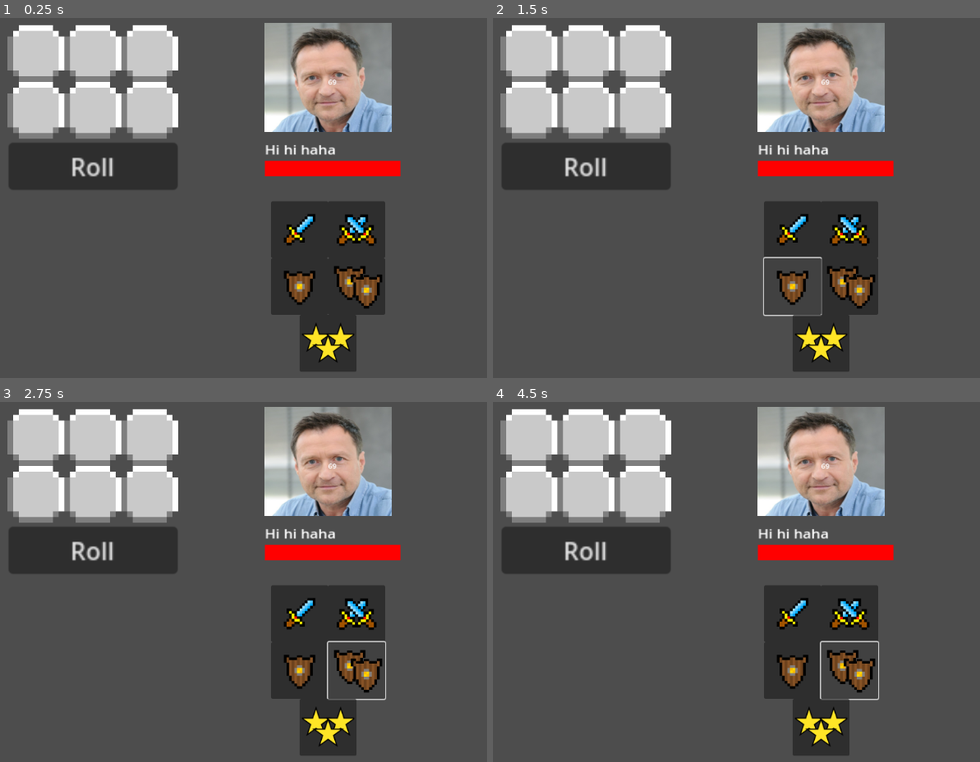
Above: before the commit, frames 1-4 (two rows, left to right).
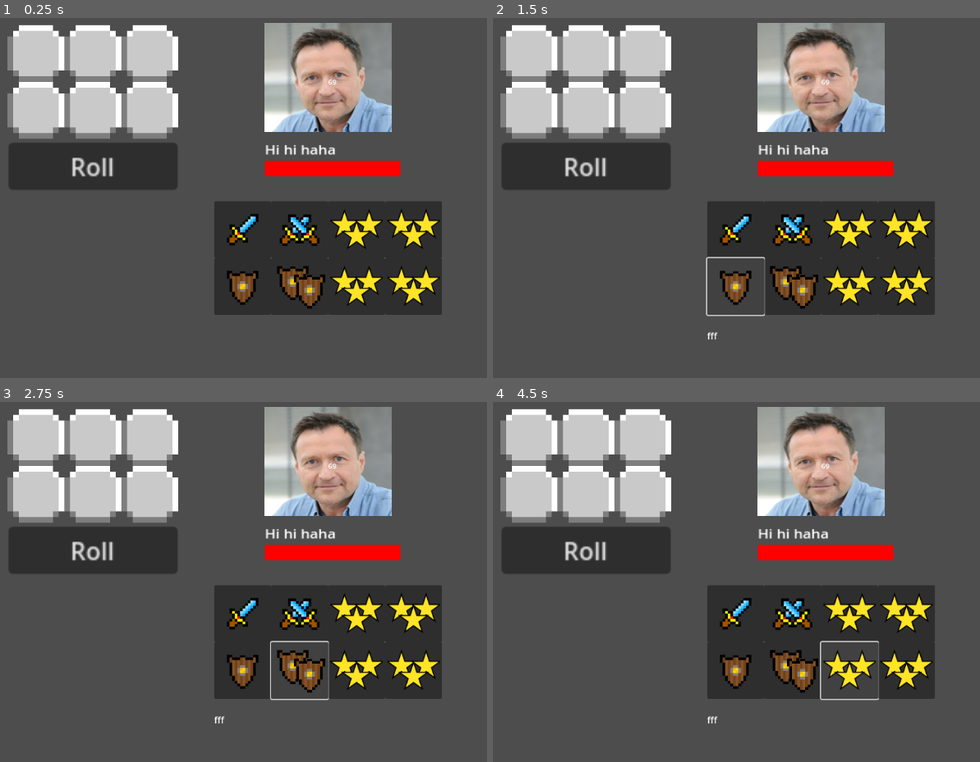
Above: after the commit, the same moments.

Repository: skni-kod/Projekt-Dice-Game
Game: Godot game, scene res://components/node_2d.tscn
The game is run twice, just before and just after one commit, with the same random seed, the same clock (stepped at 60 frames per second) and the same inputs.
Inputs (mouse positions are in pixels of both pictures, inside the frame that each line leads up to; where the layout moved, square brackets give the same spot in the first picture):
- Up to frame 1 (0.25 s): no input
- Up to frame 2 (1.5 s): click (794, 230) [848, 230] at 0.5 s; click (736, 288) [794, 288] at 1.25 s
- Up to frame 3 (2.75 s): click (301, 672) [355, 672] at 2 s
- Up to frame 4 (4.5 s): click (848, 614) [819, 726] at 2.75 s; click (906, 614) at 3.52 s; click (848, 672) at 4.27 s

The runs differ from the first frame. In frame 1, 12% of the frame differs, in the area x 44-91%, y 51-99%; in frame 2, 11%; in frame 3, 12%; in frame 4, 12%.

Commit message:
Test i prowizoryczne wyświetlanie umiejętności

Diff:
--- /dev/null
+++ b/components/Action_Description.gd
@@ -0,0 +1,5 @@
+extends RichTextLabel
+
+func _on_atak_button_down():
+	$Action_Description.text = str("fff")
+	$Action_Description.show()
--- /dev/null
+++ b/components/Atak.gd
@@ -0,0 +1 @@
+extends Button
--- /dev/null
+++ b/components/Stat_Buttons.gd
@@ -0,0 +1,50 @@
+extends Node2D
+
+
+func _on_atak_mouse_entered():
+	$Action_Description.text = str("fff")
+
+func _on_atak_mouse_exited():
+	$Action_Description.text = str(" ")
+
+func _on_atak_plus_mouse_entered():
+	$Action_Description.text = str("fff")
+
+func _on_atak_plus_mouse_exited():
+	$Action_Description.text = str(" ")
+
+func _on_obrona_mouse_entered():
+	$Action_Description.text = str("fff")
+
+func _on_obrona_mouse_exited():
+	$Action_Description.text = str(" ")
+
+func _on_obrona_plus_mouse_entered():
+	$Action_Description.text = str("fff")
+
+func _on_obrona_plus_mouse_exited():
+	$Action_Description.text = str(" ")
+
+func _on_special_mouse_entered():
+	$Action_Description.text = str("fff")
+
+func _on_special_mouse_exited():
+	$Action_Description.text = str(" ")
+
+func _on_special_2_mouse_entered():
+	$Action_Description.text = str("fff")
+
+func _on_special_2_mouse_exited():
+	$Action_Description.text = str(" ")
+
+func _on_special_3_mouse_entered():
+	$Action_Description.text = str("fff")
+
+func _on_special_3_mouse_exited():
+	$Action_Description.text = str(" ")
+
+func _on_special_4_mouse_entered():
+	$Action_Description.text = str("fff")
+
+func _on_special_4_mouse_exited():
+	$Action_Description.text = str(" ")
--- a/components/node_2d.tscn
+++ b/components/node_2d.tscn
@@ -11,6 +11,7 @@
 [ext_resource type="Texture2D" uid="uid://b6oas1x5edqdw" path="res://data/sprites/special.png" id="5_sco6w"]
 [ext_resource type="Script" path="res://components/Enemy_Kawalec.gd" id="6_1teik"]
 [ext_resource type="Script" path="res://components/enemy_hp.gd" id="7_4mmnb"]
+[ext_resource type="Script" path="res://components/Stat_Buttons.gd" id="7_fjklp"]
 
 [node name="main_scene" type="Node2D"]
 
@@ -130,53 +131,106 @@
 script = ExtResource("7_4mmnb")
 
 [node name="Stat_Buttons" type="Node2D" parent="."]
+script = ExtResource("7_fjklp")
 
 [node name="Atak" type="Button" parent="Stat_Buttons"]
+offset_left = -200.0
+offset_right = -100.0
+offset_bottom = 100.0
+tooltip_text = "Ble Ble"
+icon = ExtResource("1_6qxan")
+expand_icon = true
+metadata/_edit_use_anchors_ = true
+
+[node name="Atak_Plus" type="Button" parent="Stat_Buttons"]
 offset_left = -100.0
 offset_bottom = 100.0
-icon = ExtResource("1_6qxan")
-expand_icon = true
-metadata/_edit_use_anchors_ = true
-
-[node name="Atak_Plus" type="Button" parent="Stat_Buttons"]
+icon = ExtResource("2_gmxty")
+expand_icon = true
+metadata/_edit_use_anchors_ = true
+
+[node name="Obrona" type="Button" parent="Stat_Buttons"]
+offset_left = -200.0
+offset_top = 100.0
+offset_right = -100.0
+offset_bottom = 200.0
+icon = ExtResource("3_i8ryy")
+expand_icon = true
+metadata/_edit_use_anchors_ = true
+
+[node name="Obrona_Plus" type="Button" parent="Stat_Buttons"]
+offset_left = -100.0
+offset_top = 100.0
+offset_bottom = 200.0
+icon = ExtResource("4_aw65w")
+expand_icon = true
+metadata/_edit_use_anchors_ = true
+
+[node name="Special" type="Button" parent="Stat_Buttons"]
+anchors_preset = -1
+anchor_left = 1.5
+anchor_top = 2.0
+anchor_right = 1.5
+anchor_bottom = 2.0
 offset_right = 100.0
 offset_bottom = 100.0
-icon = ExtResource("2_gmxty")
-expand_icon = true
-metadata/_edit_use_anchors_ = true
-
-[node name="Obrona" type="Button" parent="Stat_Buttons"]
-offset_left = -100.0
-offset_top = 100.0
-offset_bottom = 200.0
-icon = ExtResource("3_i8ryy")
-expand_icon = true
-metadata/_edit_use_anchors_ = true
-
-[node name="Obrona_Plus" type="Button" parent="Stat_Buttons"]
+icon = ExtResource("5_sco6w")
+icon_alignment = 1
+vertical_icon_alignment = 0
+expand_icon = true
+metadata/_edit_use_anchors_ = true
+
+[node name="Special2" type="Button" parent="Stat_Buttons"]
+anchors_preset = -1
+anchor_left = 1.5
+anchor_top = 2.0
+anchor_right = 1.5
+anchor_bottom = 2.0
+offset_left = 100.0
+offset_right = 200.0
+offset_bottom = 100.0
+icon = ExtResource("5_sco6w")
+icon_alignment = 1
+vertical_icon_alignment = 0
+expand_icon = true
+metadata/_edit_use_anchors_ = true
+
+[node name="Special3" type="Button" parent="Stat_Buttons"]
+anchors_preset = -1
+anchor_left = 1.5
+anchor_top = 2.0
+anchor_right = 1.5
+anchor_bottom = 2.0
 offset_top = 100.0
 offset_right = 100.0
 offset_bottom = 200.0
-icon = ExtResource("4_aw65w")
-expand_icon = true
-metadata/_edit_use_anchors_ = true
-
-[node name="Special" type="Button" parent="Stat_Buttons"]
-anchors_preset = -1
-anchor_left = 1.5
-anchor_top = 2.0
-anchor_right = 1.5
-anchor_bottom = 2.0
-offset_left = -50.0
-offset_top = 200.0
-offset_right = 50.0
+icon = ExtResource("5_sco6w")
+icon_alignment = 1
+vertical_icon_alignment = 0
+expand_icon = true
+metadata/_edit_use_anchors_ = true
+
+[node name="Special4" type="Button" parent="Stat_Buttons"]
+anchors_preset = -1
+anchor_left = 1.5
+anchor_top = 2.0
+anchor_right = 1.5
+anchor_bottom = 2.0
+offset_left = 100.0
+offset_top = 100.0
+offset_right = 200.0
+offset_bottom = 200.0
+icon = ExtResource("5_sco6w")
+icon_alignment = 1
+vertical_icon_alignment = 0
+expand_icon = true
+metadata/_edit_use_anchors_ = true
+
+[node name="Action_Description" type="RichTextLabel" parent="Stat_Buttons"]
+offset_left = -200.0
+offset_top = 225.0
+offset_right = 200.0
 offset_bottom = 300.0
-scale = Vector2(1, 1)
-icon = ExtResource("5_sco6w")
-icon_alignment = 1
-vertical_icon_alignment = 0
-expand_icon = true
-metadata/_edit_use_anchors_ = true
 
 [node name="Camera2D" type="Camera2D" parent="."]
 
@@ -184,8 +238,27 @@
 
 [connection signal="pressed" from="Roll" to="Dices" method="Roll"]
 [connection signal="pressed" from="Roll" to="Enemy_Kawalec" method="Roll"]
+[connection signal="mouse_entered" from="Stat_Buttons/Atak" to="Stat_Buttons" method="_on_atak_mouse_entered"]
+[connection signal="mouse_exited" from="Stat_Buttons/Atak" to="Stat_Buttons" method="_on_atak_mouse_exited"]
 [connection signal="pressed" from="Stat_Buttons/Atak" to="Dices" method="Consume" binds= [[1, 1]]]
+[connection signal="mouse_entered" from="Stat_Buttons/Atak_Plus" to="Stat_Buttons" method="_on_atak_plus_mouse_entered"]
+[connection signal="mouse_exited" from="Stat_Buttons/Atak_Plus" to="Stat_Buttons" method="_on_atak_plus_mouse_exited"]
 [connection signal="pressed" from="Stat_Buttons/Atak_Plus" to="Dices" method="Consume" binds= [[1, 1, 1]]]
+[connection signal="mouse_entered" from="Stat_Buttons/Obrona" to="Stat_Buttons" method="_on_obrona_mouse_entered"]
+[connection signal="mouse_exited" from="Stat_Buttons/Obrona" to="Stat_Buttons" method="_on_obrona_mouse_exited"]
 [connection signal="pressed" from="Stat_Buttons/Obrona" to="Dices" method="Consume" binds= [[2, 2]]]
+[connection signal="mouse_entered" from="Stat_Buttons/Obrona_Plus" to="Stat_Buttons" method="_on_obrona_plus_mouse_entered"]
+[connection signal="mouse_exited" from="Stat_Buttons/Obrona_Plus" to="Stat_Buttons" method="_on_obrona_plus_mouse_exited"]
 [connection signal="pressed" from="Stat_Buttons/Obrona_Plus" to="Dices" method="Consume" binds= [[2, 2, 2]]]
+[connection signal="mouse_entered" from="Stat_Buttons/Special" to="Stat_Buttons" method="_on_special_mouse_entered"]
+[connection signal="mouse_exited" from="Stat_Buttons/Special" to="Stat_Buttons" method="_on_special_mouse_exited"]
 [connection signal="pressed" from="Stat_Buttons/Special" to="Dices" method="Consume" binds= [[3, 3]]]
+[connection signal="mouse_entered" from="Stat_Buttons/Special2" to="Stat_Buttons" method="_on_special_2_mouse_entered"]
+[connection signal="mouse_exited" from="Stat_Buttons/Special2" to="Stat_Buttons" method="_on_special_2_mouse_exited"]
+[connection signal="pressed" from="Stat_Buttons/Special2" to="Dices" method="Consume"]
+[connection signal="mouse_entered" from="Stat_Buttons/Special3" to="Stat_Buttons" method="_on_special_3_mouse_entered"]
+[connection signal="mouse_exited" from="Stat_Buttons/Special3" to="Stat_Buttons" method="_on_special_3_mouse_exited"]
+[connection signal="pressed" from="Stat_Buttons/Special3" to="Dices" method="Consume"]
+[connection signal="mouse_entered" from="Stat_Buttons/Special4" to="Stat_Buttons" method="_on_special_4_mouse_entered"]
+[connection signal="mouse_exited" from="Stat_Buttons/Special4" to="Stat_Buttons" method="_on_special_4_mouse_exited"]
+[connection signal="pressed" from="Stat_Buttons/Special4" to="Dices" method="Consume"]
Not shown: 1 places in components/node_2d.tscn that only renumber resources
Not shown, added: .gitattributes
Not shown, added: .gitignore
